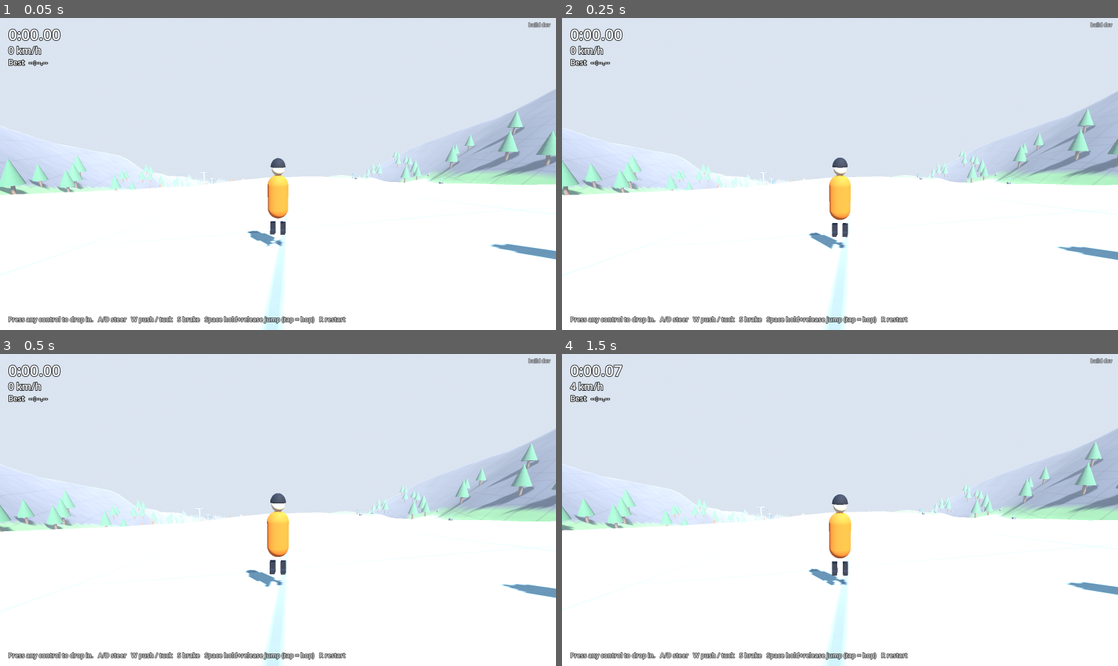
Above: before the commit, frames 1-4 (two rows, left to right).
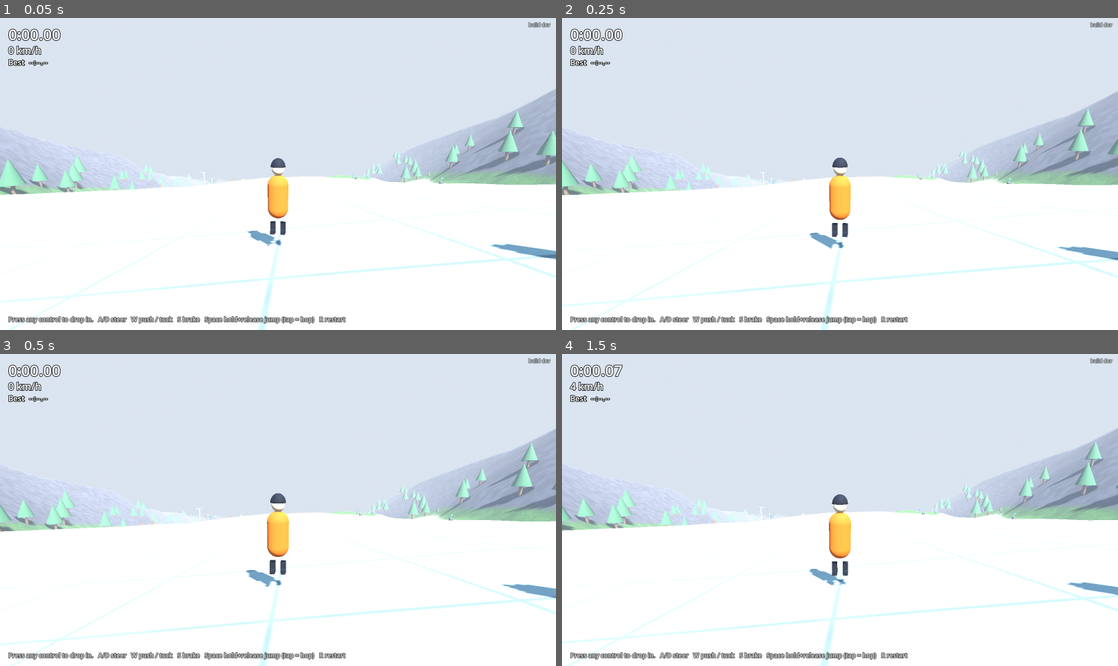
Above: after the commit, the same moments.

Repository: Chillysoop/downhill-blade-jam
Game: Godot game, scene res://src/main.tscn
Two runs of this game, one before a commit and one after it. Both use one fixed random seed, a clock stepped at 60 frames per second and the inputs below.
Inputs:
- Up to frame 1 (0.05 s): no input
- Up to frame 2 (0.25 s): no input
- Up to frame 3 (0.5 s): no input
- Up to frame 4 (1.5 s): tap Enter at 0.5, 1.25 s; hold D (steer_right) 0.53-1.28 s; tap Backspace at 0.6, 1.35 s; tap Space (jump) at 0.77 s; hold S (brake) from 1.28 s (still down)

The runs differ from the first frame. In frame 1, 2.8% of the frame differs, in the area x 0-100%, y 26-100%; in frame 2, 2.7%; in frame 3, 2.7%; in frame 4, 2.7%.

Commit message:
feat: make slow ground obviously different from concrete
Terrain shader gives each surface its own look: pale concrete with
expansion joints, dark streaky grass, coarse gravel speckle, dark rock, and
a painted white line where concrete meets slow ground. Rolling onto grass or
gravel kicks up dust and shows a GRASS/GRAVEL - SLOW tag on the HUD.

Requested by Conner: the green slow ground was unclear to new players.
Design: design/levels/copperline-mountain.md 2.12 (ground palette)

Co-Authored-By: Claude Opus 5.5 <noreply@anthropic.com>
Claude-Session: https://claude.ai/code/session_01GXT7nc5xGKTwUXfHSJKZGp

Diff:
--- a/src/levels/course/course_builder.gd
+++ b/src/levels/course/course_builder.gd
@@ -148,27 +148,21 @@
 
 func _build_terrain_nodes() -> void:
 	var chunk: int = int(_data["terrain"]["grid"].get("chunk_cells", 32))
-	var palette: Dictionary = {
-		CourseTerrain.Surface.CONCRETE: Color(0.74, 0.72, 0.68),
-		CourseTerrain.Surface.GRASS: Color(0.38, 0.55, 0.30),
-		CourseTerrain.Surface.GRAVEL: Color(0.56, 0.52, 0.48),
-		CourseTerrain.Surface.ROCK: Color(0.34, 0.33, 0.36),
+	# Surface weights per vertex (concrete, grass, gravel, rock); the shader
+	# gives each its own look and paints the concrete edge.
+	var weights: Dictionary = {
+		CourseTerrain.Surface.CONCRETE: Color(1, 0, 0, 0),
+		CourseTerrain.Surface.GRASS: Color(0, 1, 0, 0),
+		CourseTerrain.Surface.GRAVEL: Color(0, 0, 1, 0),
+		CourseTerrain.Surface.ROCK: Color(0, 0, 0, 1),
 	}
-	var mat := StandardMaterial3D.new()
-	mat.vertex_color_use_as_albedo = true
-	mat.roughness = 0.95
-	mat.uv1_triplanar = true
-	mat.uv1_world_triplanar = true
-	mat.uv1_scale = Vector3(0.125, 0.125, 0.125)
-	mat.albedo_texture = joint_texture()
+	var mat := ShaderMaterial.new()
+	mat.shader = load("res://src/levels/course/terrain.gdshader")
 	var nx: int = terrain.nx
 	var nz: int = terrain.nz
 	lowest_y = INF
 	for h: float in terrain.heights:
 		lowest_y = minf(lowest_y, h)
-	var shade := FastNoiseLite.new()
-	shade.seed = 99
-	shade.frequency = 0.08
 	for cz: int in range(0, nz - 1, chunk):
 		for cx: int in range(0, nx - 1, chunk):
 			var ex: int = mini(cx + chunk, nx - 1)
@@ -190,9 +184,7 @@
 					var hd: float = terrain.heights[mini(iz + 1, nz - 1) * nx + ix]
 					# z decreases with iz: d/dz = (hu - hd) / (2 cell).
 					normals.append(Vector3(hl - hr, 2.0 * terrain.cell, hd - hu).normalized())
-					var c: Color = palette[terrain.surfaces[i]]
-					var v: float = 1.0 + 0.06 * shade.get_noise_2d(x, z)
-					cols.append(Color(c.r * v, c.g * v, c.b * v))
+					cols.append(weights[terrain.surfaces[i]])
 			for iz: int in range(0, ez - cz):
 				for ix: int in range(0, ex - cx):
 					var a: int = iz * w + ix
--- a/src/levels/course/surface_drag.gd
+++ b/src/levels/course/surface_drag.gd
@@ -6,18 +6,54 @@
 ## Lives on the course side so the skater controller stays untouched; the
 ## physics owner can fold it into a per-surface lookup later.
 
+## Emitted when the ground under the skater changes between fast and slow;
+## [param slow_name] is "" on concrete or a player-facing word ("GRASS").
+signal slow_ground_changed(slow_name: String)
+
 ## The skater being slowed.
 var skater: Skater
 ## The course that knows which surface is where.
 var course: CourseBuilder
 
 var _rules: Dictionary = {}
+var _dust: CPUParticles3D
+var _dust_mat: StandardMaterial3D
+var _current: String = ""
 
 
 func _ready() -> void:
 	# Run after the skater has moved this frame.
 	process_physics_priority = 10
 	_rules = course.surface_rules
+	_dust = CPUParticles3D.new()
+	_dust.amount = 48
+	_dust.lifetime = 0.7
+	_dust.emitting = false
+	_dust.local_coords = false
+	_dust.direction = Vector3(0, 1, 0)
+	_dust.spread = 50.0
+	_dust.initial_velocity_min = 1.5
+	_dust.initial_velocity_max = 3.5
+	_dust.gravity = Vector3(0, -6, 0)
+	_dust.scale_amount_min = 0.15
+	_dust.scale_amount_max = 0.35
+	var quad := BoxMesh.new()
+	quad.size = Vector3(1, 1, 1)
+	_dust.mesh = quad
+	_dust_mat = StandardMaterial3D.new()
+	_dust_mat.shading_mode = BaseMaterial3D.SHADING_MODE_UNSHADED
+	_dust.material_override = _dust_mat
+	add_child(_dust)
+
+
+## Player-facing name for a slow surface key, or "" for fast ground.
+static func slow_label(key: String) -> String:
+	match key:
+		"grass":
+			return "GRASS"
+		"gravel":
+			return "GRAVEL"
+	return ""
 
 
 ## Extra deceleration (m/s²) for [param surface] at [param speed]:
@@ -35,12 +71,25 @@
 
 
 func _physics_process(dt: float) -> void:
-	if skater == null or course == null or not skater.is_on_floor():
+	if skater == null or course == null:
 		return
-	if skater.state != Skater.State.GROUNDED:
+	var grounded: bool = skater.is_on_floor() and skater.state == Skater.State.GROUNDED
+	var key: String = ""
+	if grounded:
+		key = CourseTerrain.Surface.keys()[course.surface_at(skater.global_position)].to_lower()
+	var label: String = slow_label(key) if grounded else _current
+	if skater.state == Skater.State.CRASHED:
+		label = ""
+	if label != _current:
+		_current = label
+		slow_ground_changed.emit(label)
+	var moving: bool = skater.velocity.length() > 3.0
+	_dust.emitting = grounded and label != "" and moving
+	if _dust.emitting:
+		_dust.global_position = skater.global_position + Vector3(0, 0.1, 0)
+		_dust_mat.albedo_color = Color(0.45, 0.36, 0.22) if key == "grass" else Color(0.62, 0.58, 0.52)
+	if not grounded:
 		return
-	var s: int = course.surface_at(skater.global_position)
-	var key: String = CourseTerrain.Surface.keys()[s].to_lower()
 	var rule: Dictionary = _rules.get(key, {})
 	var v: float = skater.velocity.length()
 	var dec: float = extra_decel(rule, v)
--- /dev/null
+++ b/src/levels/course/terrain.gdshader
@@ -0,0 +1,65 @@
+// Course ground. Each vertex carries surface weights in COLOR
+// (r = concrete, g = grass, b = gravel, a = rock), so each surface gets its
+// own unmistakable look and a painted line marks where the fast concrete ends.
+// Readability rule: design/levels/copperline-mountain.md §2.12 ground palette,
+// "bright = fast".
+shader_type spatial;
+render_mode cull_back, diffuse_burley;
+
+uniform vec3 concrete_color : source_color = vec3(0.80, 0.78, 0.74);
+uniform vec3 grass_dark : source_color = vec3(0.13, 0.27, 0.10);
+uniform vec3 grass_light : source_color = vec3(0.30, 0.46, 0.18);
+uniform vec3 gravel_color : source_color = vec3(0.46, 0.40, 0.33);
+uniform vec3 rock_color : source_color = vec3(0.27, 0.26, 0.29);
+uniform vec3 edge_color : source_color = vec3(0.97, 0.97, 0.95);
+uniform float joint_spacing = 4.0;
+
+varying vec3 world_pos;
+
+float hash(vec2 p) {
+	return fract(sin(dot(p, vec2(127.1, 311.7))) * 43758.5453);
+}
+
+float vnoise(vec2 p) {
+	vec2 i = floor(p);
+	vec2 f = fract(p);
+	vec2 u = f * f * (3.0 - 2.0 * f);
+	return mix(mix(hash(i), hash(i + vec2(1.0, 0.0)), u.x),
+		mix(hash(i + vec2(0.0, 1.0)), hash(i + vec2(1.0, 1.0)), u.x), u.y);
+}
+
+void vertex() {
+	world_pos = (MODEL_MATRIX * vec4(VERTEX, 1.0)).xyz;
+}
+
+void fragment() {
+	vec4 w = COLOR;
+	vec2 p = world_pos.xz;
+
+	// Concrete: smooth and pale with expansion joints, so speed reads.
+	vec2 g = abs(fract(p / joint_spacing) - 0.5);
+	float joint = smoothstep(0.475, 0.495, max(g.x, g.y));
+	vec3 conc = concrete_color * (0.95 + 0.05 * vnoise(p * 2.0)) * (1.0 - 0.3 * joint);
+
+	// Grass: dark, blotchy and streaky; clearly not something you roll on.
+	float n = vnoise(p * 0.35) * 0.5 + vnoise(p * 2.3) * 0.3 + vnoise(vec2(p.x * 9.0, p.y * 1.5)) * 0.2;
+	vec3 grass = mix(grass_dark, grass_light, n);
+
+	// Gravel: coarse brown-grey speckle.
+	float s = hash(floor(p * 5.0));
+	vec3 grav = gravel_color * (0.6 + 0.7 * s);
+
+	vec3 rock = rock_color * (0.8 + 0.35 * vnoise(p * 0.7));
+
+	float total = max(w.r + w.g + w.b + w.a, 0.001);
+	vec3 col = (conc * w.r + grass * w.g + grav * w.b + rock * w.a) / total;
+
+	// Painted edge line where concrete meets slow ground (not rock).
+	float edge = 1.0 - abs(w.r / total * 2.0 - 1.0);
+	float rough = (w.g + w.b) / total;
+	edge *= step(0.05, rough);
+	col = mix(col, edge_color, smoothstep(0.6, 0.85, edge));
+
+	ALBEDO = col;
+	ROUGHNESS = mix(1.0, 0.75, w.r / total);
+}
--- a/src/main.gd
+++ b/src/main.gd
@@ -52,6 +52,7 @@
 		drag.skater = skater
 		drag.course = course
 		add_child(drag)
+		drag.slow_ground_changed.connect(func(n: String) -> void: hud.show_slow_ground(n))
 
 	camera = ChaseCamera.new()
 	camera.target = skater
--- a/src/ui/hud.gd
+++ b/src/ui/hud.gd
@@ -7,6 +7,7 @@
 var _best_label: Label
 var _banner: Label
 var _banner_time: float = 0.0
+var _ground_label: Label
 
 
 func _ready() -> void:
@@ -18,6 +19,14 @@
 	_banner.horizontal_alignment = HORIZONTAL_ALIGNMENT_CENTER
 	_banner.offset_top = 160.0
 	_banner.offset_bottom = 240.0
+	_ground_label = _label(Vector2(0, 0), 30)
+	_ground_label.set_anchors_and_offsets_preset(Control.PRESET_CENTER_BOTTOM)
+	_ground_label.horizontal_alignment = HORIZONTAL_ALIGNMENT_CENTER
+	_ground_label.offset_left = -300.0
+	_ground_label.offset_right = 300.0
+	_ground_label.offset_top = -130.0
+	_ground_label.offset_bottom = -90.0
+	_ground_label.modulate = Color(1.0, 0.78, 0.35)
 	var hint := _label(Vector2(24, 0), 18)
 	hint.set_anchors_and_offsets_preset(Control.PRESET_BOTTOM_WIDE)
 	hint.offset_left = 24.0
@@ -40,6 +49,12 @@
 	_timer_label.text = format_time(time_s)
 	_speed_label.text = "%d km/h" % roundi(speed_ms * 3.6)
 	_best_label.text = "Best  " + (format_time(best_s) if best_s > 0.0 else "--:--.--")
+
+
+## Shows a "slow ground" warning while the skater rolls off the concrete;
+## pass "" to hide it.
+func show_slow_ground(surface_name: String) -> void:
+	_ground_label.text = "" if surface_name == "" else "%s  -  SLOW" % surface_name
 
 
 ## Shows a big centred message for [param seconds].
Binary file added: production/qa/evidence/slow-ground-readability-2026-11-04/overhead/shot_00.53.png
Binary file added: production/qa/evidence/slow-ground-readability-2026-11-04/shot_04.07.png
Binary file added: production/qa/evidence/slow-ground-readability-2026-11-04/shot_09.00.png
Not shown, added: production/qa/evidence/slow-ground-readability-2026-11-04/stamp.txt
Not shown, added: src/levels/course/terrain.gdshader.uid
